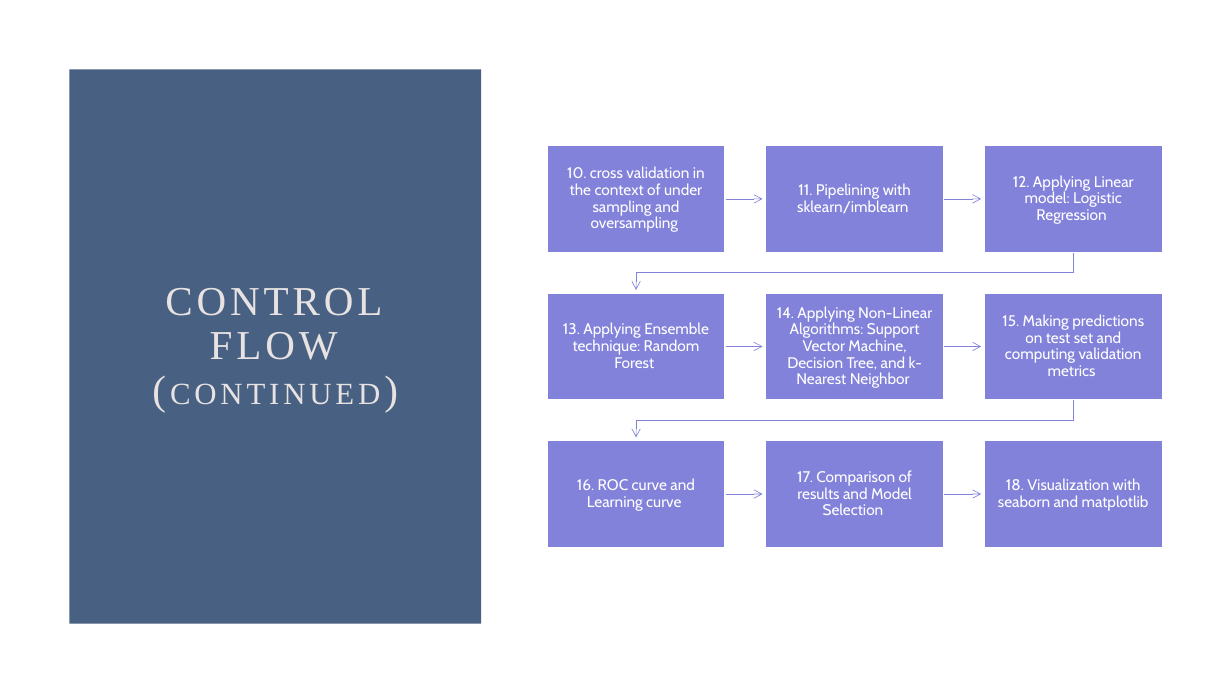
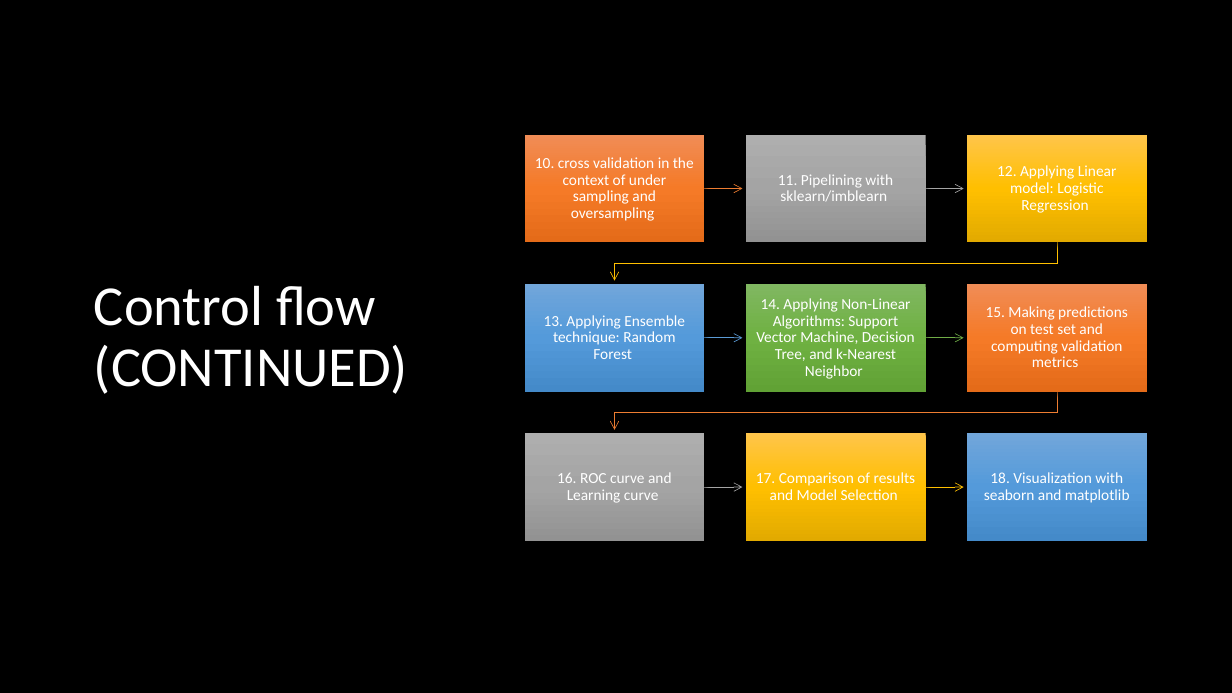
Before and after one commit to dsaulsb1/Fraud-Project, a slide deck: slide 9 of FraudProject2021.pptx. Drawn at 1232x693 pixels with LibreOffice and Linux fonts; fonts in the diff are those of the drawing. Boxes give left, top, right and bottom in pixels: in the first picture for what was removed or moved away, otherwise in the second. Text is boxed around its words. In the diff, an @@ line names an element or a change of style, - is before the commit and + after.

```diff
--- a/FraudProject2021.pptx
+++ b/FraudProject2021.pptx
@@ rectangle added at (x1=0, y1=0, x2=1232, y2=693), fill #000000 @@
@@ rectangle removed at (x1=69, y1=69, x2=482, y2=624) @@
@@ font Cabin to Calibri in 9 elements at (x1=984, y1=472, x2=1130, y2=503), (x1=986, y1=306, x2=1128, y2=367), (x1=756, y1=472, x2=916, y2=500), (x1=557, y1=472, x2=672, y2=503), (x1=997, y1=165, x2=1116, y2=213), (x1=756, y1=298, x2=915, y2=379), (x1=544, y1=315, x2=685, y2=359), (x1=778, y1=174, x2=893, y2=201), (x1=535, y1=157, x2=694, y2=221) @@
@@ 6 texts, 6 freeform shapes, 6 rectangles moved together from (x1=547, y1=146, x2=982, y2=547) to (x1=525, y1=135, x2=964, y2=542) @@
@@ rectangle at (x1=525, y1=135, x2=705, y2=243): fill #8282DB to gradient #F18C57 to #F67B28 to #E56C19; outline #FFFFFF 1 pt to none; shadow on @@
@@ rectangle at (x1=746, y1=135, x2=926, y2=243): fill #8282DB to gradient #AFAFAF to #A5A5A5 to #939393; outline #FFFFFF 1 pt to none; shadow on @@
@@ 3 texts, 3 rectangles moved together from (x1=984, y1=146, x2=1162, y2=547) to (x1=968, y1=135, x2=1148, y2=542) @@
@@ rectangle at (x1=968, y1=135, x2=1148, y2=243): fill #8282DB to gradient #FFC64B to #FFC000 to #E3AB00; outline #FFFFFF 1 pt to none; shadow on @@
@@ freeform shape at (x1=704, y1=184, x2=742, y2=193): outline #8282DB 0.5 pt to #ED7D31 0.5 pt @@
@@ freeform shape at (x1=926, y1=184, x2=964, y2=193): outline #8282DB 0.5 pt to #A5A5A5 0.5 pt @@
@@ freeform shape at (x1=615, y1=242, x2=1057, y2=280): outline #8282DB 0.5 pt to #FFC000 0.5 pt @@
@@ freeform shape resized from (x1=636, y1=252, x2=1073, y2=290) to (x1=615, y1=242, x2=1057, y2=280) @@
@@ title at (x1=94, y1=285, x2=408, y2=394): text changed; size 32 to 44 pt; font Times New Roman to Calibri; text colour #E8E3E2 to #FFFFFF @@
-CONTROL FLOW (CONTINUED)
+Control flow (CONTINUED)
@@ rectangle at (x1=525, y1=284, x2=705, y2=392): fill #8282DB to gradient #71A6DB to #559BDB to #448ACA; outline #FFFFFF 1 pt to none; shadow on @@
@@ rectangle at (x1=746, y1=284, x2=926, y2=392): fill #8282DB to gradient #81B861 to #6FB242 to #62A336; outline #FFFFFF 1 pt to none; shadow on @@
@@ rectangle at (x1=968, y1=284, x2=1148, y2=392): fill #8282DB to gradient #F18C57 to #F67B28 to #E56C19; outline #FFFFFF 1 pt to none; shadow on @@
@@ freeform shape at (x1=704, y1=334, x2=742, y2=343): outline #8282DB 0.5 pt to #5B9BD5 0.5 pt @@
@@ freeform shape at (x1=926, y1=334, x2=964, y2=343): outline #8282DB 0.5 pt to #70AD47 0.5 pt @@
@@ freeform shape resized from (x1=636, y1=400, x2=1073, y2=438) to (x1=615, y1=392, x2=1057, y2=430) @@
@@ freeform shape at (x1=615, y1=392, x2=1057, y2=430): outline #8282DB 0.5 pt to #ED7D31 0.5 pt @@
@@ rectangle at (x1=525, y1=433, x2=705, y2=542): fill #8282DB to gradient #AFAFAF to #A5A5A5 to #939393; outline #FFFFFF 1 pt to none; shadow on @@
@@ rectangle at (x1=746, y1=433, x2=926, y2=542): fill #8282DB to gradient #FFC64B to #FFC000 to #E3AB00; outline #FFFFFF 1 pt to none; shadow on @@
@@ rectangle at (x1=968, y1=433, x2=1148, y2=542): fill #8282DB to gradient #71A6DB to #559BDB to #448ACA; outline #FFFFFF 1 pt to none; shadow on @@
@@ freeform shape at (x1=704, y1=482, x2=742, y2=492): outline #8282DB 0.5 pt to #A5A5A5 0.5 pt @@
@@ freeform shape at (x1=926, y1=482, x2=964, y2=492): outline #8282DB 0.5 pt to #FFC000 0.5 pt @@
```
Also in this commit, not shown: 47 other slides changed, 1 slide added, 2 slides removed.
